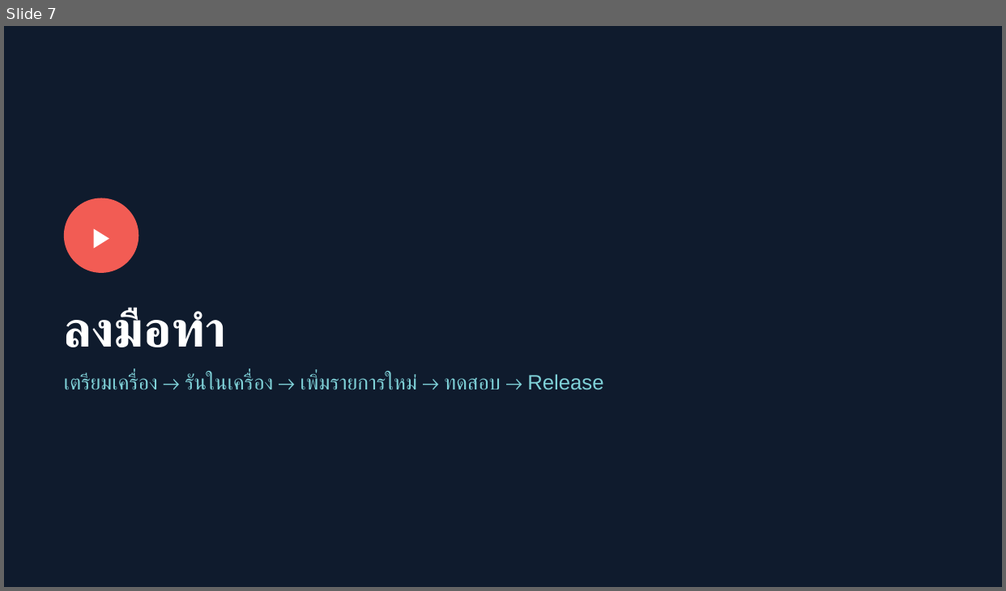
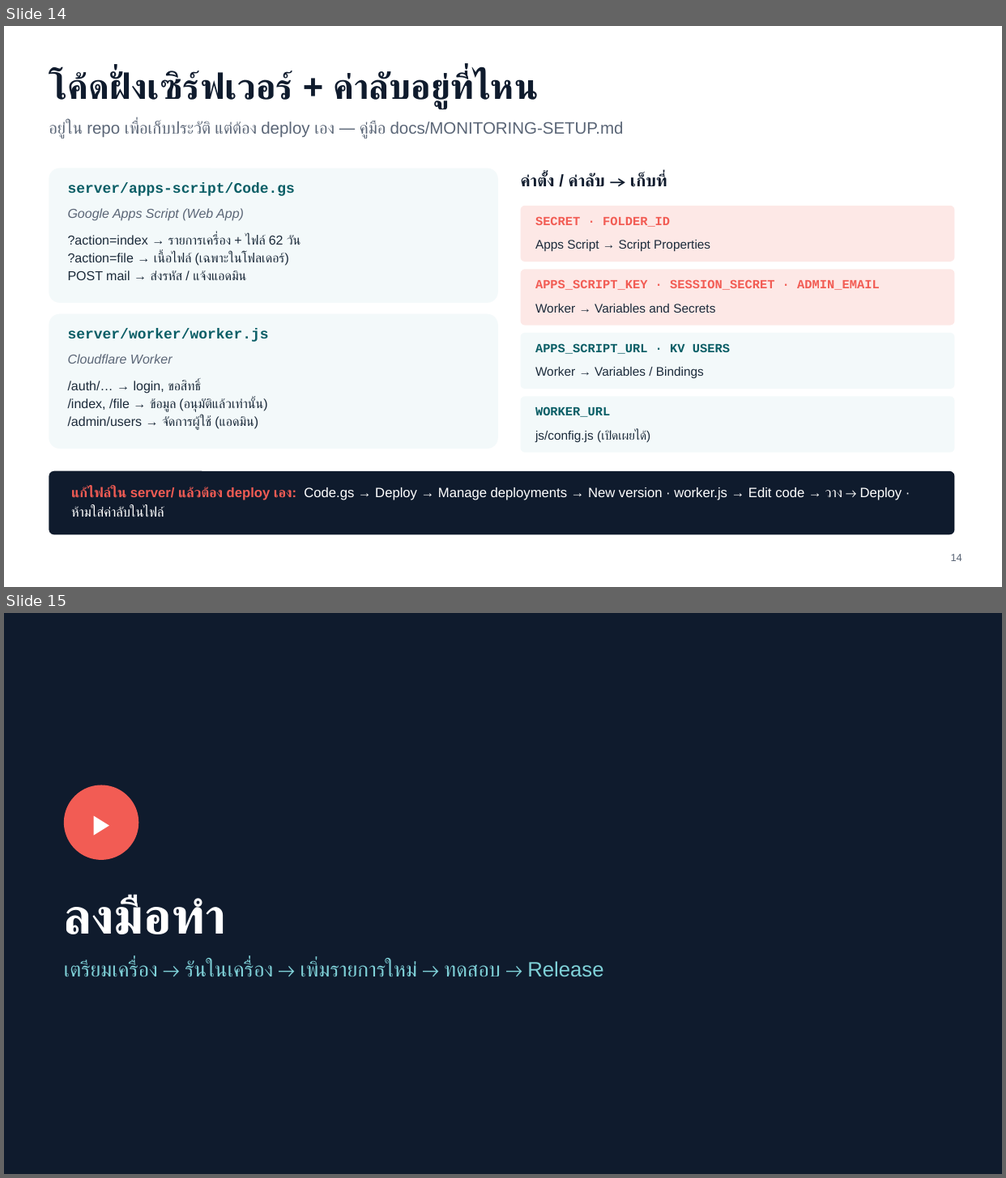
Before and after one commit to AHTH-Graph-Generator/AHTH-Graph-Generator.github.io, a slide deck: docs/AHTH-Graph-Generator-Training.pptx. Shown one above the other, each under a label of ours: slide 7 before the commit, slides 14 and 15 after it. The pictures are 1006x591 and 1006x1178 pixels, drawn with LibreOffice and Linux fonts; fonts in the diff are those of the drawing. Boxes give left, top, right and bottom in pixels: in the first picture for what was removed or moved away, otherwise in the second. Text is boxed around its words. In the diff, an @@ line names an element or a change of style, - is before the commit and + after.

Commit message:
AHTH graph generator software for update to github - Ver. 2.0
DETAILS : Add system monitoring from google drive.

CREATE : [GITHUB] [apiwat.kamsiri] [Release] [01h 00m]

```diff
--- a/docs/AHTH-Graph-Generator-Training.pptx
+++ b/docs/AHTH-Graph-Generator-Training.pptx
@@ slide 14 added at [4,26,1002,587], background #FFFFFF @@
@@ text added at [49,71,539,109], 34 pt, text #0F1B2D, bold @@
+โค้ดฝั่งเซิร์ฟเวอร์ + ค่าลับอยู่ที่ไหน
@@ text added at [49,121,624,139], 16 pt, text #5B6677 @@
+อยู่ใน repo เพื่อเก็บประวัติ แต่ต้อง deploy เอง — คู่มือ docs/MONITORING-SETUP.md
@@ rounded rectangle added at [49,169,498,303], fill #F3F9FA @@
@@ text added at [68,183,296,196], 14 pt, text #0A5E66, bold @@
+server/apps-script/Code.gs
@@ text added at [521,173,666,187], 16 pt, text #0F1B2D, bold @@
+ค่าตั้ง / ค่าลับ → เก็บที่
@@ text added at [68,208,244,221], 12.5 pt, text #5B6677, italic @@
+Google Apps Script (Web App)
@@ rounded rectangle added at [521,206,955,262], fill #FDE8E6 @@
@@ text added at [535,217,670,227], 12 pt, text #F25C54, bold @@
+SECRET · FOLDER_ID
@@ text added at [68,234,300,280], 12.5 pt, text #1B2A3A @@
+?action=index → รายการเครื่อง + ไฟล์ 62 วัน
+?action=file → เนื้อไฟล์ (เฉพาะในโฟลเดอร์)
+POST mail → ส่งรหัส / แจ้งแอดมิน
@@ text added at [535,240,710,252], 12 pt, text #1B2A3A @@
+Apps Script → Script Properties
@@ rounded rectangle added at [521,269,955,326], fill #FDE8E6 @@
@@ text added at [535,280,880,290], 12 pt, text #F25C54, bold @@
+APPS_SCRIPT_KEY · SESSION_SECRET · ADMIN_EMAIL
@@ rounded rectangle added at [49,314,498,449], fill #F3F9FA @@
@@ text added at [535,304,715,313], 12 pt, text #1B2A3A @@
+Worker → Variables and Secrets
@@ text added at [68,329,269,342], 14 pt, text #0A5E66, bold @@
+server/worker/worker.js
@@ rounded rectangle added at [521,333,955,389], fill #F3F9FA @@
@@ text added at [68,354,172,364], 12.5 pt, text #5B6677, italic @@
+Cloudflare Worker
@@ text added at [535,344,730,354], 12 pt, text #0A5E66, bold @@
+APPS_SCRIPT_URL · KV USERS
@@ text added at [68,380,267,430], 12.5 pt, text #1B2A3A @@
+/auth/… → login, ขอสิทธิ์
+/index, /file → ข้อมูล (อนุมัติแล้วเท่านั้น)
+/admin/users → จัดการผู้ใช้ (แอดมิน)
@@ text added at [535,367,704,378], 12 pt, text #1B2A3A @@
+Worker → Variables / Bindings
@@ rounded rectangle added at [521,396,955,453], fill #F3F9FA @@
@@ text added at [535,407,610,417], 12 pt, text #0A5E66, bold @@
+WORKER_URL
@@ text added at [535,430,650,442], 12 pt, text #1B2A3A @@
+js/config.js (เปิดเผยได้)
@@ rounded rectangle added at [49,472,955,535], fill #0F1B2D @@
@@ text added at [71,487,902,517], 13 pt, text #FFFFFF @@
+แก้ไฟล์ใน server/ แล้วต้อง deploy เอง: Code.gs → Deploy → Manage deployments → New version · worker.js → Edit code → วาง → Deploy · ห้ามใส่ค่าลับในไฟล์
@@ text added at [951,554,962,561], 10 pt, text #5B6677 @@
+14
@@ what was slide 7 is now slide 15 @@
```
Also in this commit, not shown: 14 slides changed, 7 other slides added, 29 other files.
